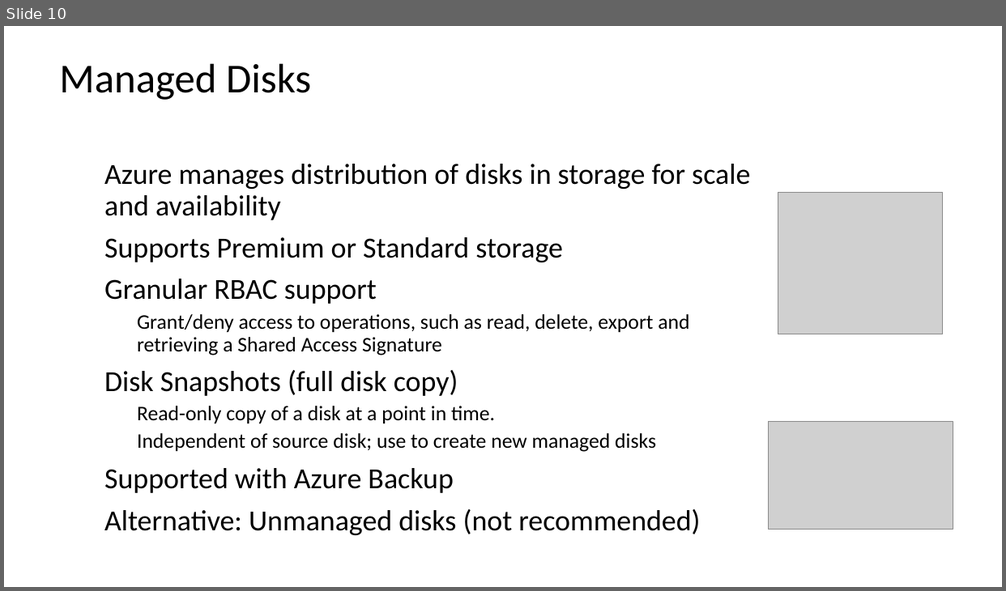
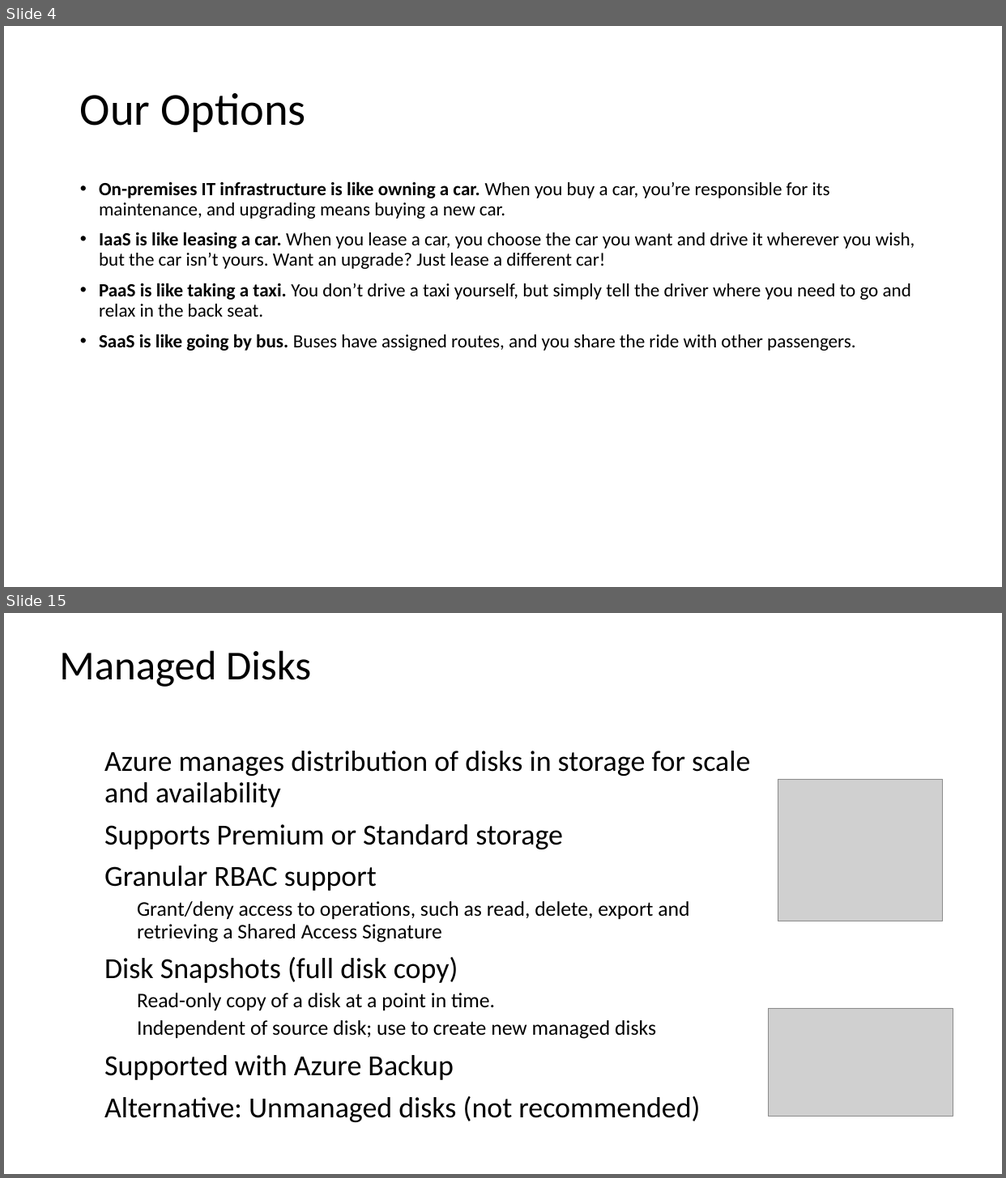
Before and after one commit to warrendt/cloudfridays, a slide deck: content/Azure Fundamentals/1. Understand cloud concepts/2. The differences between Iaas, Paas and Saas.pptx. Shown one above the other, each under a label of ours: slide 10 before the commit, slides 4 and 15 after it; the slides between them are not shown. The pictures are 1006x591 and 1006x1178 pixels, drawn with LibreOffice and Linux fonts; fonts in the diff are those of the drawing; grey boxes stand for pictures; background and template pictures are left out. Boxes give left, top, right and bottom in pixels: in the first picture for what was removed or moved away, otherwise in the second. Text is boxed around its words. In the diff, an @@ line names an element or a change of style, - is before the commit and + after.

```diff
--- a/content/Azure Fundamentals/1. Understand cloud concepts/2. The differences between Iaas, Paas and Saas.pptx
+++ b/content/Azure Fundamentals/1. Understand cloud concepts/2. The differences between Iaas, Paas and Saas.pptx
@@ slide 4 added at bbox=[4, 26, 1002, 587], background #FFFFFF @@
@@ title added at bbox=[80, 93, 306, 132], 44 pt, text #000000 @@
+Our Options
@@ text added at bbox=[99, 182, 915, 351], 18 pt, text #000000 @@
+• On-premises IT infrastructure is like owning a car. When you buy a car, you’re responsible for its maintenance, and upgrading means buying a new car.
+• IaaS is like leasing a car. When you lease a car, you choose the car you want and drive it wherever you wish, but the car isn’t yours. Want an upgrade? Just lease a different car!
+• PaaS is like taking a taxi. You don’t drive a taxi yourself, but simply tell the driver where you need to go and relax in the back seat.
+• SaaS is like going by bus. Buses have assigned routes, and you share the ride with other passengers.
@@ what was slide 10 is now slide 15 @@
```
Also in this commit, not shown: 13 slides changed, 6 other slides added, 2 slides removed.
